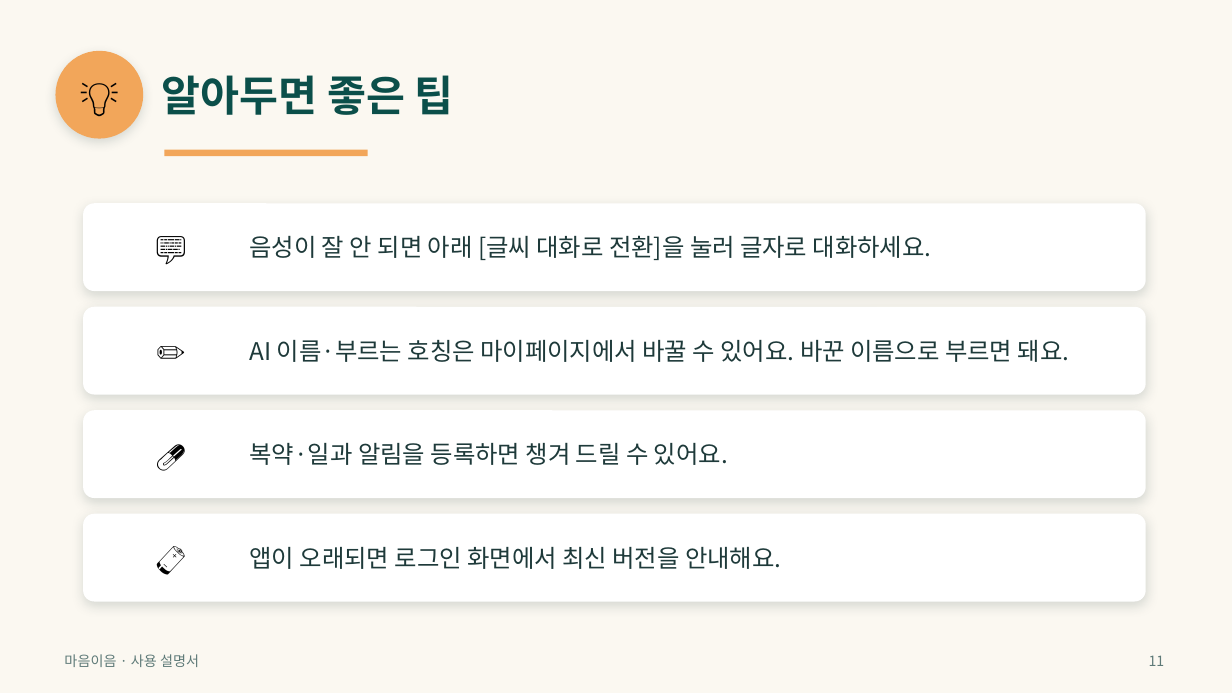
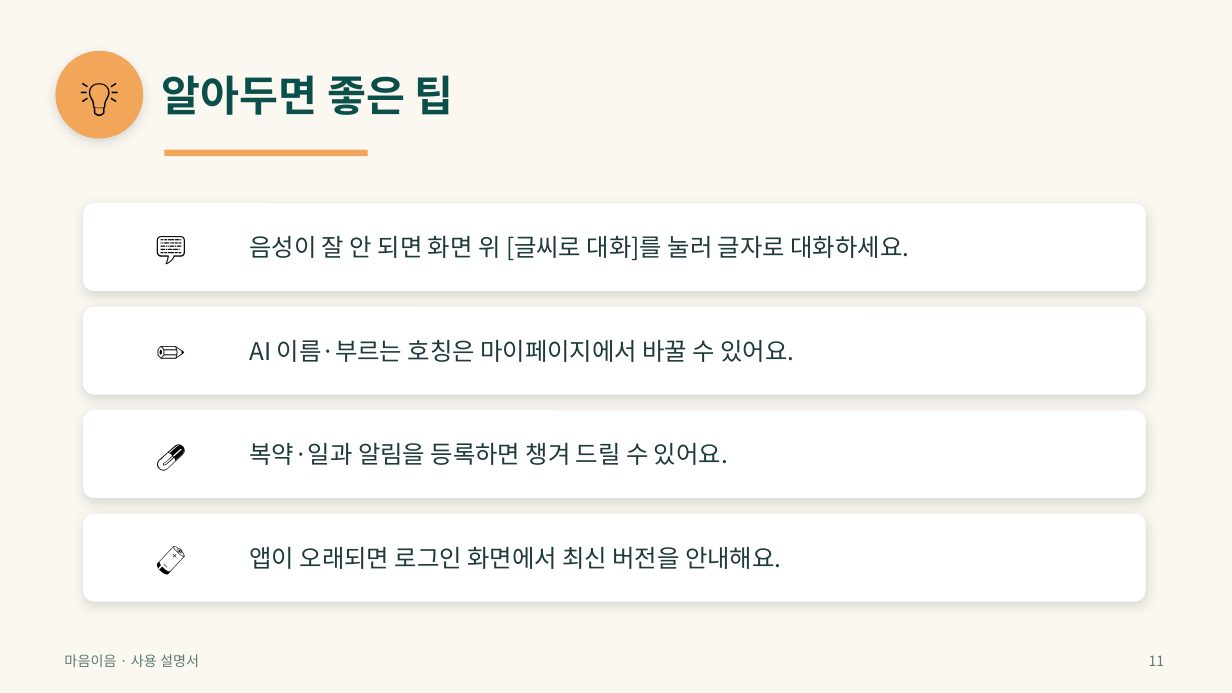
Before and after one commit to satoshisong01/maeum-ieu, a slide deck: slide 11 of docs/마음이음_사용설명서.pptx. Drawn at 1232x693 pixels with LibreOffice and Linux fonts; fonts in the diff are those of the drawing. Boxes give left, top, right and bottom in pixels: in the first picture for what was removed or moved away, otherwise in the second. Text is boxed around its words. In the diff, an @@ line names an element or a change of style, - is before the commit and + after.

```diff
--- a/docs/마음이음_사용설명서.pptx
+++ b/docs/마음이음_사용설명서.pptx
@@ text at bbox=[249, 236, 909, 260]: text changed @@
-음성이 잘 안 되면 아래 [글씨 대화로 전환]을 눌러 글자로 대화하세요.
+음성이 잘 안 되면 화면 위 [글씨로 대화]를 눌러 글자로 대화하세요.
@@ text at bbox=[249, 340, 795, 362]: text changed @@
-AI 이름·부르는 호칭은 마이페이지에서 바꿀 수 있어요. 바꾼 이름으로 부르면 돼요.
+AI 이름·부르는 호칭은 마이페이지에서 바꿀 수 있어요.
```
Also in this commit, not shown: 5 other slides changed, 1 other file.
